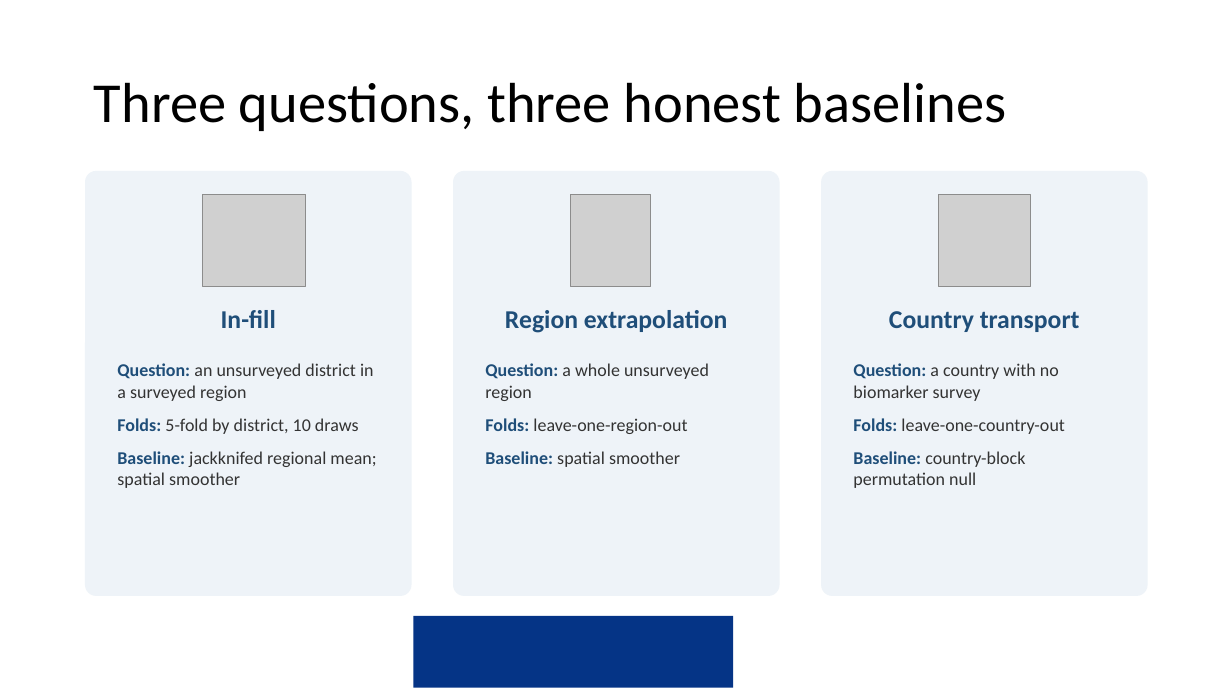
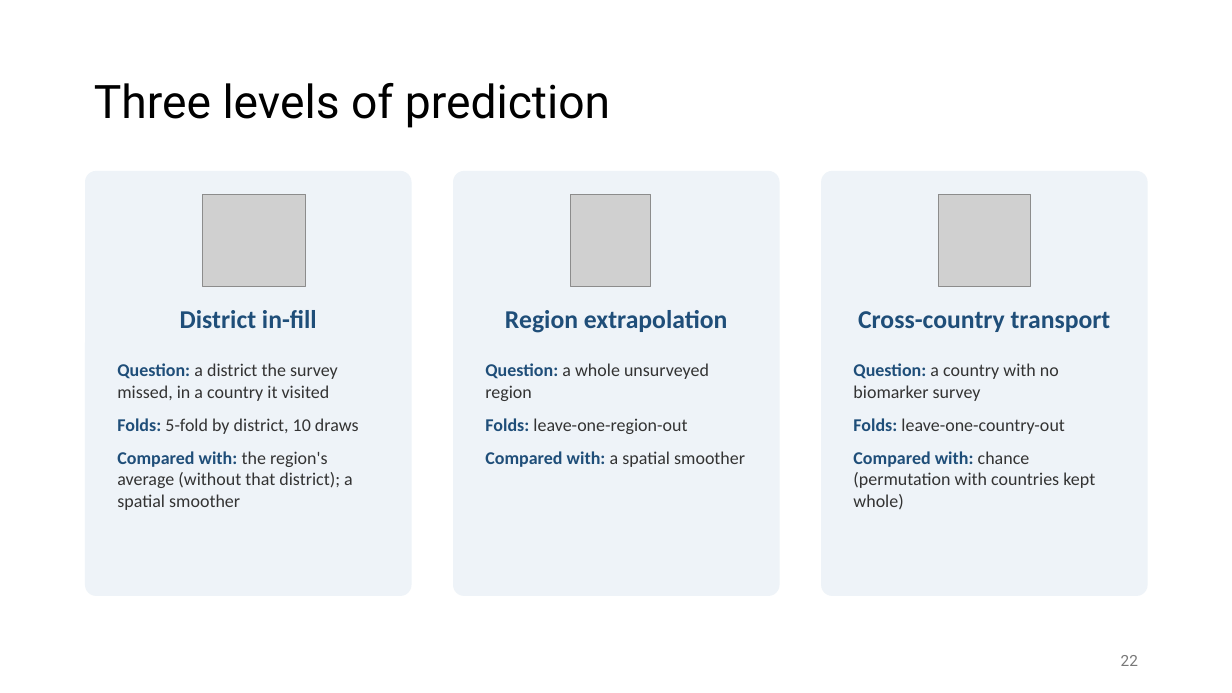
Before and after one commit to amertens/mn-prediction, a slide deck: slide 22 of docs/slides/MN-proxy-full-talk-2026-09.pptx (slide 26 before the commit). Drawn at 1232x693 pixels with LibreOffice and Linux fonts; fonts in the diff are those of the drawing; grey boxes stand for pictures; background and template pictures are left out. Boxes give left, top, right and bottom in pixels: in the first picture for what was removed or moved away, otherwise in the second. Text is boxed around its words. In the diff, an @@ line names an element or a change of style, - is before the commit and + after.

```diff
--- a/docs/slides/MN-proxy-full-talk-2026-09.pptx
+++ b/docs/slides/MN-proxy-full-talk-2026-09.pptx
@@ title at [94, 83, 610, 128]: text changed; size 44 to 36 pt; font Calibri to Roboto @@
-Three questions, three honest baselines
+Three levels of prediction
@@ text at [180, 310, 317, 328]: text changed @@
-In-fill
+District in-fill
@@ text at [858, 311, 1111, 332]: text changed @@
-Country transport
+Cross-country transport
@@ text at [117, 363, 338, 401]: text changed @@
-Question: an unsurveyed district in a surveyed region
+Question: a district the survey missed, in a country it visited
@@ text at [117, 451, 353, 510]: text changed @@
-Baseline: jackknifed regional mean; spatial smoother
+Compared with: the region's average (without that district); a spatial smoother
@@ text at [485, 451, 745, 467]: text changed @@
-Baseline: spatial smoother
+Compared with: a spatial smoother
@@ text at [853, 451, 1095, 509]: text changed @@
-Baseline: country-block permutation null
+Compared with: chance (permutation with countries kept whole)
@@ rectangle removed at [413, 616, 733, 689] @@
@@ page number added at [1121, 655, 1138, 666], 12 pt, text #797979 @@
+22
```
Also in this commit, not shown: 68 other slides changed, 23 slides added, 30 slides removed, 22 other files.
